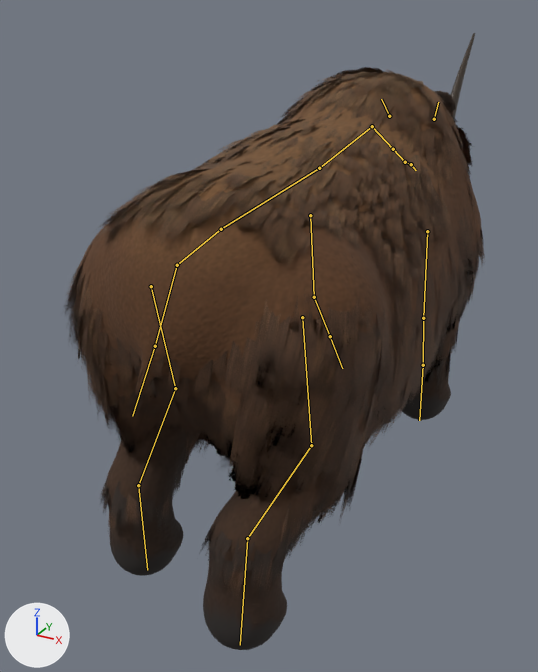
Renders of the glTF model assets/models/animals/SK_Rhino.gltf from each side of a commit.
The view is the same before and after, from a 50 mm lens placed at (1.27, -2.74, 1.95), pointed at (-0.3, 0.12, 0.52). Arrows for +X, +Y and +Z are at lower left; the lights stay in place. The first picture is the older version. Both versions are drawn at frame 9 of the action 'run'; the numbers are the values there. The bones that bend it are drawn over the model as lines.

In view in the first picture: 'Rhino', 'RhinoFur'.
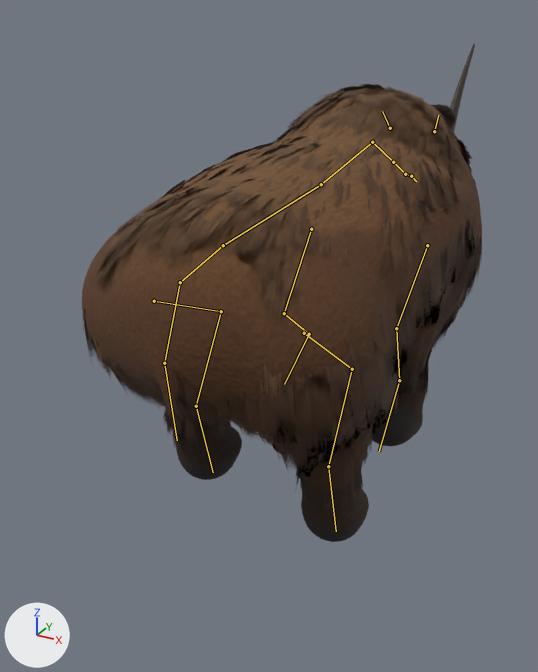
Changed parts and their boxes (x1, y1, x2, y2) in the pictures (538 x 672 px):
```json
{"object": "Rhino", "change": "posed", "before": [77, 33, 482, 650], "after": [82, 43, 482, 542], "on screen": "19% shorter"}
{"object": "RhinoFur", "change": "posed", "before": [63, 67, 485, 598], "after": [83, 84, 482, 516], "on screen": "19% shorter"}
{"bone": "hips", "before": "(177, 265) to (221, 229)", "after": "(180, 282) to (223, 245)"}
{"bone": "spine", "before": "(221, 229) to (319, 168)", "after": "(223, 245) to (321, 184)"}
{"bone": "neck", "before": "(372, 126) to (393, 149)", "after": "(372, 142) to (393, 162)"}
{"bone": "upperarm.L", "before": "(427, 231) to (423, 318)", "after": "(427, 245) to (396, 328)"}
{"bone": "forearm.L", "before": "(423, 318) to (423, 365)", "after": "(396, 328) to (399, 380)"}
{"bone": "hoof_f.L", "before": "(423, 365) to (419, 420)", "after": "(399, 380) to (379, 451)"}
{"bone": "upperarm.R", "before": "(310, 215) to (314, 297)", "after": "(311, 229) to (284, 313)"}
{"bone": "forearm.R", "before": "(314, 297) to (330, 336)", "after": "(284, 313) to (309, 334)"}
{"bone": "hoof_f.R", "before": "(330, 336) to (342, 368)", "after": "(309, 334) to (284, 384)"}
{"bone": "tail", "before": "(177, 265) to (155, 346)", "after": "(180, 282) to (164, 363)"}
{"bone": "tail_tip", "before": "(155, 346) to (132, 416)", "after": "(164, 363) to (177, 440)"}
{"bone": "thigh.L", "before": "(302, 317) to (311, 445)", "after": "(304, 333) to (352, 369)"}
{"bone": "shin.L", "before": "(311, 445) to (247, 538)", "after": "(352, 369) to (328, 466)"}
{"bone": "hoof_h.L", "before": "(247, 538) to (240, 645)", "after": "(328, 466) to (336, 531)"}
{"bone": "thigh.R", "before": "(151, 286) to (175, 388)", "after": "(154, 301) to (221, 311)"}
{"bone": "shin.R", "before": "(175, 388) to (138, 485)", "after": "(221, 311) to (196, 406)"}
{"bone": "hoof_h.R", "before": "(138, 485) to (147, 570)", "after": "(196, 406) to (213, 472)"}
```

The change, as JSON lines over the scene's bpy script:
```json
{"block": "bone_hips", "where": "bone_hips = bpy.data.objects['RhinoRig'].pose.bones['hips']"}
{"op": "set", "path": "bone_hips.location", "old": "(0.0, 0.0, -0.001)", "new": "(0.0, 0.0, -0.06)"}
{"block": "bone_spine", "where": "bone_spine = bpy.data.objects['RhinoRig'].pose.bones['spine']  # child of 'hips'"}
{"op": "set", "path": "bone_spine.rotation_quaternion", "old": "(1.0, 0.006, 0.0, 0.002)", "new": "(1.0, 0.0, 0.0, 0.0)", "note": "degrees (1, 0, 0) -> degrees (0, 0, 0)"}
{"block": "bone_neck", "where": "bone_neck = bpy.data.objects['RhinoRig'].pose.bones['neck']  # child of 'chest'"}
{"op": "set", "path": "bone_neck.rotation_quaternion", "old": "(1.0, 0.006, 0.0, 0.0)", "new": "(1.0, 0.015, 0.0, 0.0)", "note": "degrees (1, 0, 0) -> degrees (2, 0, 0)"}
{"block": "bone_upperarm_l", "where": "bone_upperarm_l = bpy.data.objects['RhinoRig'].pose.bones['upperarm.L']  # child of 'chest'"}
{"op": "set", "path": "bone_upperarm_l.rotation_quaternion", "old": "(0.978, 0.207, 0.0, 0.0)", "new": "(0.953, -0.302, 0.0, 0.0)", "note": "degrees (24, 0, 0) -> degrees (-35, 0, 0)"}
{"block": "bone_forearm_l", "where": "bone_forearm_l = bpy.data.objects['RhinoRig'].pose.bones['forearm.L']  # child of 'upperarm.L'"}
{"op": "set", "path": "bone_forearm_l.rotation_quaternion", "old": "(0.993, -0.122, 0.0, 0.0)", "new": "(0.926, 0.379, 0.0, 0.0)", "note": "degrees (-14, 0, 0) -> degrees (45, 0, 0)"}
{"block": "bone_hoof_f_l", "where": "bone_hoof_f_l = bpy.data.objects['RhinoRig'].pose.bones['hoof_f.L']  # child of 'forearm.L'"}
{"op": "set", "path": "bone_hoof_f_l.rotation_quaternion", "old": "(0.98, -0.198, 0.0, 0.0)", "new": "(0.858, -0.514, 0.0, 0.0)", "note": "degrees (-23, 0, 0) -> degrees (-62, 0, 0)"}
{"block": "bone_upperarm_r", "where": "bone_upperarm_r = bpy.data.objects['RhinoRig'].pose.bones['upperarm.R']  # child of 'chest'"}
{"op": "set", "path": "bone_upperarm_r.rotation_quaternion", "old": "(0.977, 0.212, 0.0, 0.0)", "new": "(0.981, -0.196, 0.0, 0.0)", "note": "degrees (25, 0, 0) -> degrees (-23, 0, 0)"}
{"block": "bone_forearm_r", "where": "bone_forearm_r = bpy.data.objects['RhinoRig'].pose.bones['forearm.R']  # child of 'upperarm.R'"}
{"op": "set", "path": "bone_forearm_r.rotation_quaternion", "old": "(0.999, -0.053, 0.0, 0.0)", "new": "(0.858, 0.513, 0.0, 0.0)", "note": "degrees (-6, 0, 0) -> degrees (62, 0, 0)"}
{"block": "bone_hoof_f_r", "where": "bone_hoof_f_r = bpy.data.objects['RhinoRig'].pose.bones['hoof_f.R']  # child of 'forearm.R'"}
{"op": "set", "path": "bone_hoof_f_r.rotation_quaternion", "old": "(1.0, 0.0, 0.0, 0.0)", "new": "(0.499, -0.866, 0.0, 0.0)", "note": "degrees (0, 0, 0) -> degrees (-120, 0, 0)"}
{"block": "bone_tail", "where": "bone_tail = bpy.data.objects['RhinoRig'].pose.bones['tail']  # child of 'hips'"}
{"op": "set", "path": "bone_tail.rotation_quaternion", "old": "(0.999, -0.038, -0.001, 0.019)", "new": "(1.0, 0.0, 0.0, 0.0)", "note": "degrees (-4, 0, 2) -> degrees (0, 0, 0)"}
{"block": "bone_tail_tip", "where": "bone_tail_tip = bpy.data.objects['RhinoRig'].pose.bones['tail_tip']  # child of 'tail'"}
{"op": "set", "path": "bone_tail_tip.rotation_quaternion", "old": "(0.993, 0.0, 0.0, 0.122)", "new": "(0.994, 0.0, 0.0, -0.105)", "note": "degrees (0, 0, 14) -> degrees (0, 0, -12)"}
{"block": "bone_thigh_l", "where": "bone_thigh_l = bpy.data.objects['RhinoRig'].pose.bones['thigh.L']  # child of 'hips'"}
{"op": "set", "path": "bone_thigh_l.rotation_quaternion", "old": "(0.977, -0.215, 0.0, 0.0)", "new": "(0.98, 0.2, 0.0, 0.0)", "note": "degrees (-25, 0, 0) -> degrees (23, 0, 0)"}
{"block": "bone_shin_l", "where": "bone_shin_l = bpy.data.objects['RhinoRig'].pose.bones['shin.L']  # child of 'thigh.L'"}
{"op": "set", "path": "bone_shin_l.rotation_quaternion", "old": "(0.999, -0.04, 0.0, 0.0)", "new": "(1.0, 0.0, 0.0, 0.0)", "note": "degrees (-5, 0, 0) -> degrees (0, 0, 0)"}
{"block": "bone_hoof_h_l", "where": "bone_hoof_h_l = bpy.data.objects['RhinoRig'].pose.bones['hoof_h.L']  # child of 'shin.L'"}
{"op": "set", "path": "bone_hoof_h_l.rotation_quaternion", "old": "(0.999, 0.048, 0.0, 0.0)", "new": "(0.98, -0.2, 0.0, 0.0)", "note": "degrees (5, 0, 0) -> degrees (-23, 0, 0)"}
{"block": "bone_thigh_r", "where": "bone_thigh_r = bpy.data.objects['RhinoRig'].pose.bones['thigh.R']  # child of 'hips'"}
{"op": "set", "path": "bone_thigh_r.rotation_quaternion", "old": "(0.993, -0.121, 0.0, 0.0)", "new": "(0.951, 0.309, 0.0, 0.0)", "note": "degrees (-14, 0, 0) -> degrees (36, 0, 0)"}
{"block": "bone_shin_r", "where": "bone_shin_r = bpy.data.objects['RhinoRig'].pose.bones['shin.R']  # child of 'thigh.R'"}
{"op": "set", "path": "bone_shin_r.rotation_quaternion", "old": "(1.0, 0.0, 0.0, 0.0)", "new": "(0.963, -0.268, 0.0, 0.0)", "note": "degrees (0, 0, 0) -> degrees (-31, 0, 0)"}
{"block": "bone_hoof_h_r", "where": "bone_hoof_h_r = bpy.data.objects['RhinoRig'].pose.bones['hoof_h.R']  # child of 'shin.R'"}
{"op": "set", "path": "bone_hoof_h_r.rotation_quaternion", "old": "(1.0, 0.0, 0.0, 0.0)", "new": "(0.999, -0.043, 0.0, 0.0)", "note": "degrees (0, 0, 0) -> degrees (-5, 0, 0)"}
```
